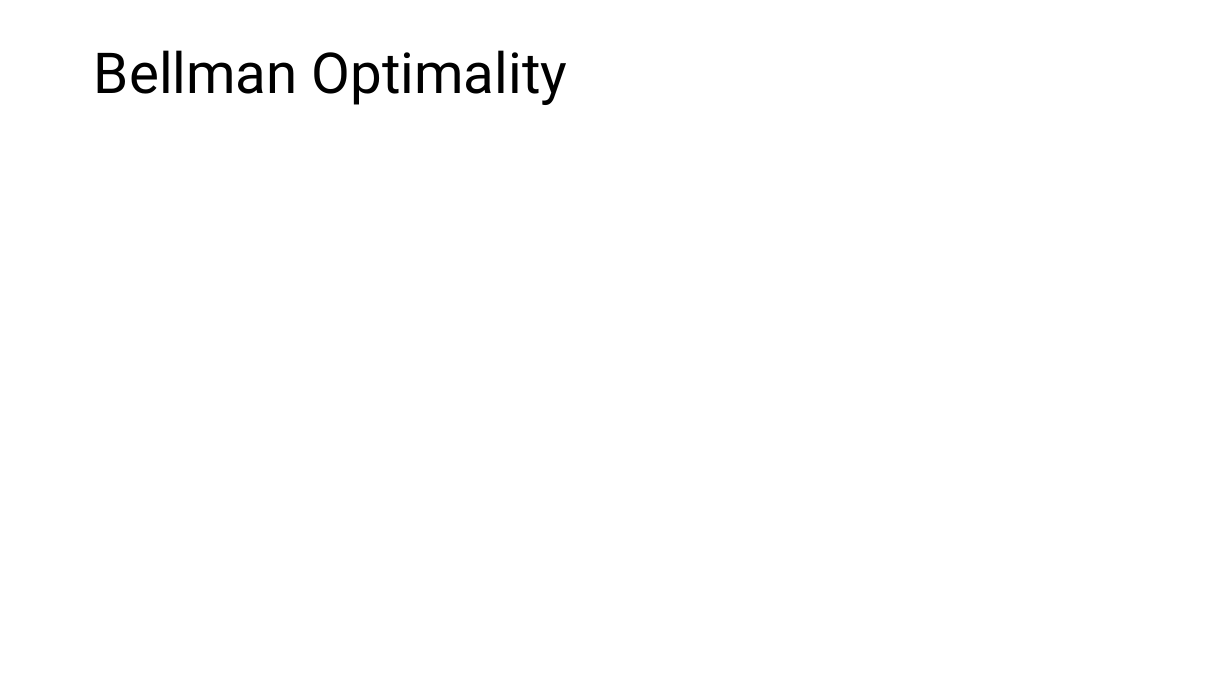
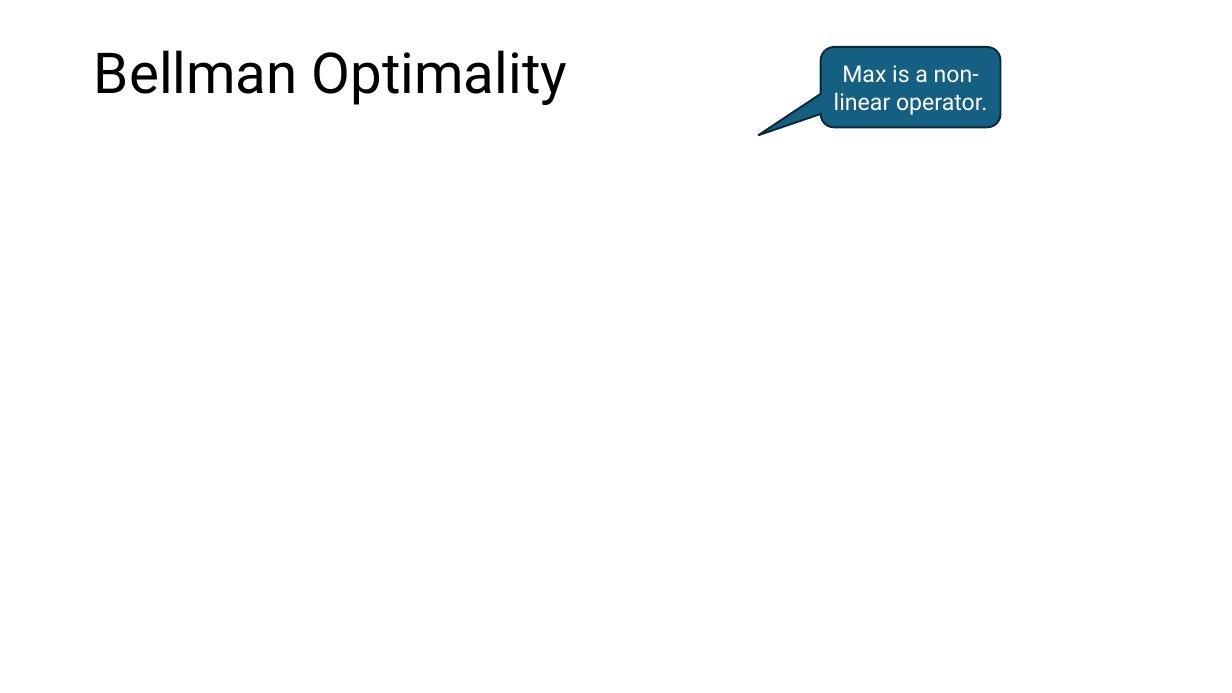
Before and after one commit to mhahsler/Introduction_to_Reinforcement_Learning, a slide deck: slide 26 of slides/Lecture_Chapter03.pptx. Drawn at 1232x693 pixels with LibreOffice and Linux fonts; fonts in the diff are those of the drawing; grey boxes stand for pictures. Boxes give left, top, right and bottom in pixels: in the first picture for what was removed or moved away, otherwise in the second. Text is boxed around its words. In the diff, an @@ line names an element or a change of style, - is before the commit and + after.

```diff
--- a/slides/Lecture_Chapter03.pptx
+++ b/slides/Lecture_Chapter03.pptx
@@ rounded speech box added at <box>821,47,1001,128</box>, fill #156082, outline #092A39 1.5 pt, 18 pt, text #FFFFFF @@
+Max is a non-linear operator.
```
Also in this commit, not shown: 6 other slides changed, 1 other file.
